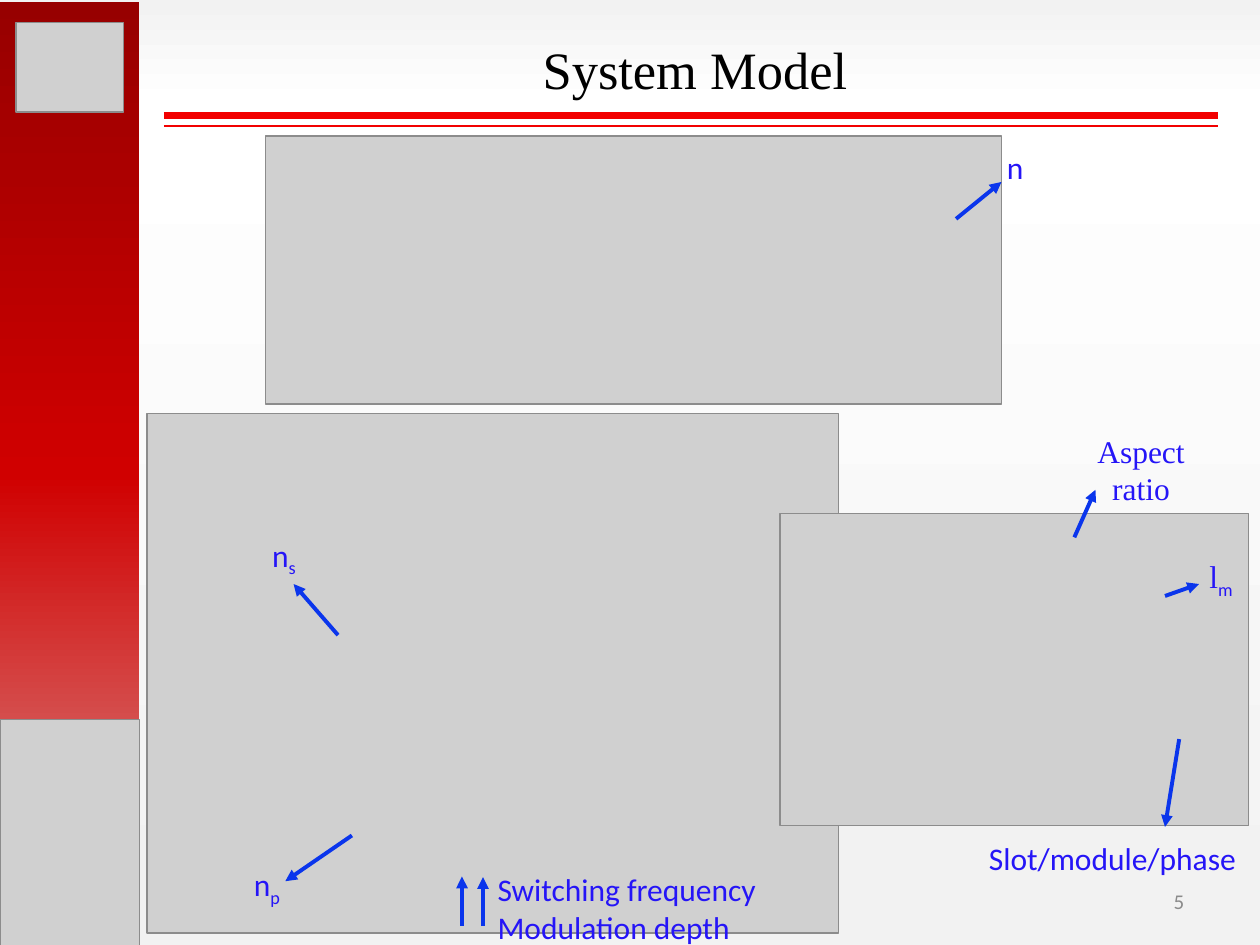
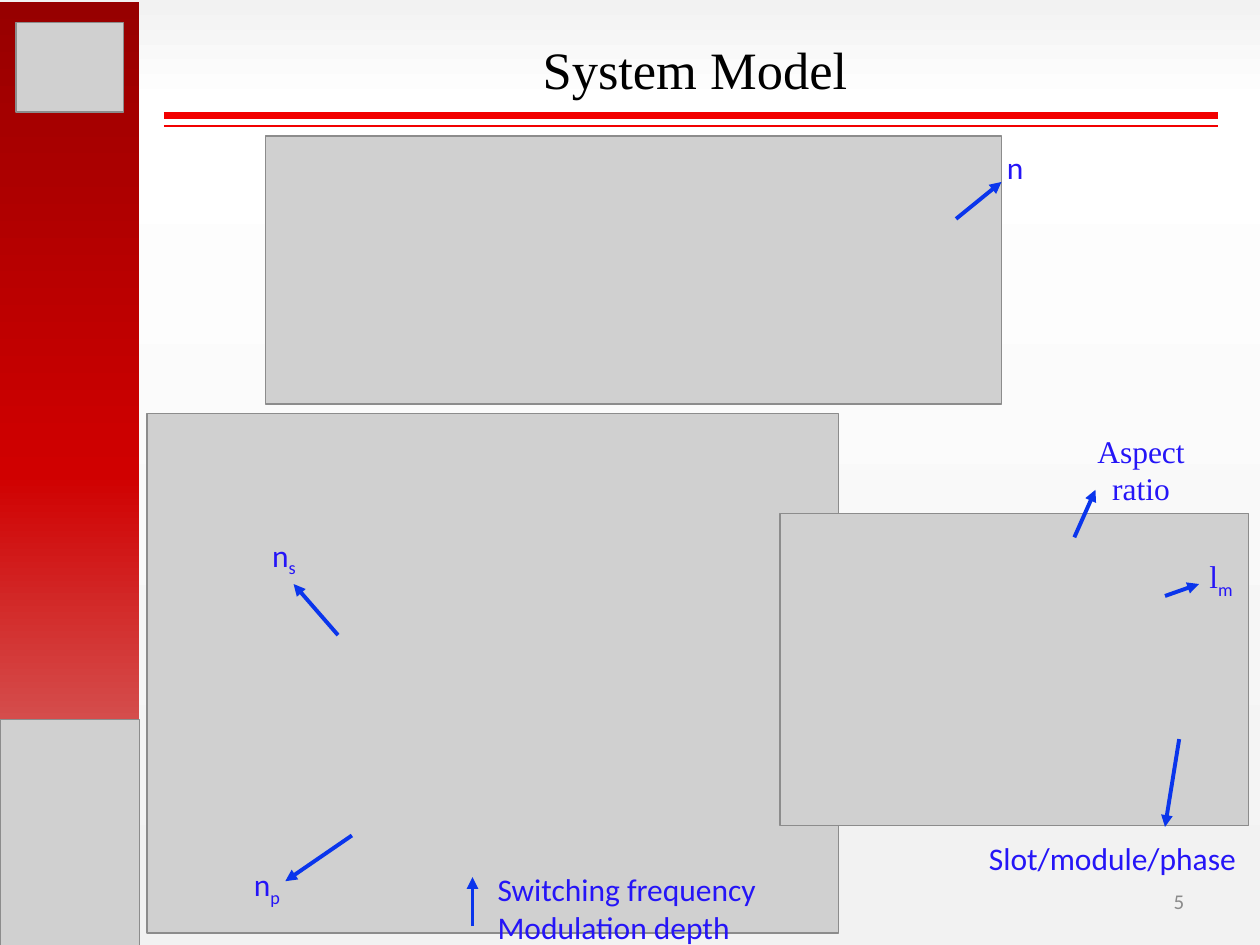
Before and after one commit to hakanpolat/IMMD, a slide deck: slide 5 of Paper/PEMD 2018/Presentation/PEMD2018_OralPres_Mesut_Uğur.pptx. Drawn at 1260x945 pixels with LibreOffice and Linux fonts; fonts in the diff are those of the drawing; grey boxes stand for pictures. Boxes give left, top, right and bottom in pixels: in the first picture for what was removed or moved away, otherwise in the second. Text is boxed around its words. In the diff, an @@ line names an element or a change of style, - is before the commit and + after.

```diff
--- a/Paper/PEMD 2018/Presentation/PEMD2018_OralPres_Mesut_Uğur.pptx
+++ b/Paper/PEMD 2018/Presentation/PEMD2018_OralPres_Mesut_Uğur.pptx
@@ arrow removed from (462, 926) to (462, 877) @@
@@ arrow moved from (483, 926) - (483, 877) to (472, 926) - (472, 877) @@
```
Also in this commit, not shown: 8 other slides changed, 1 slide removed.
